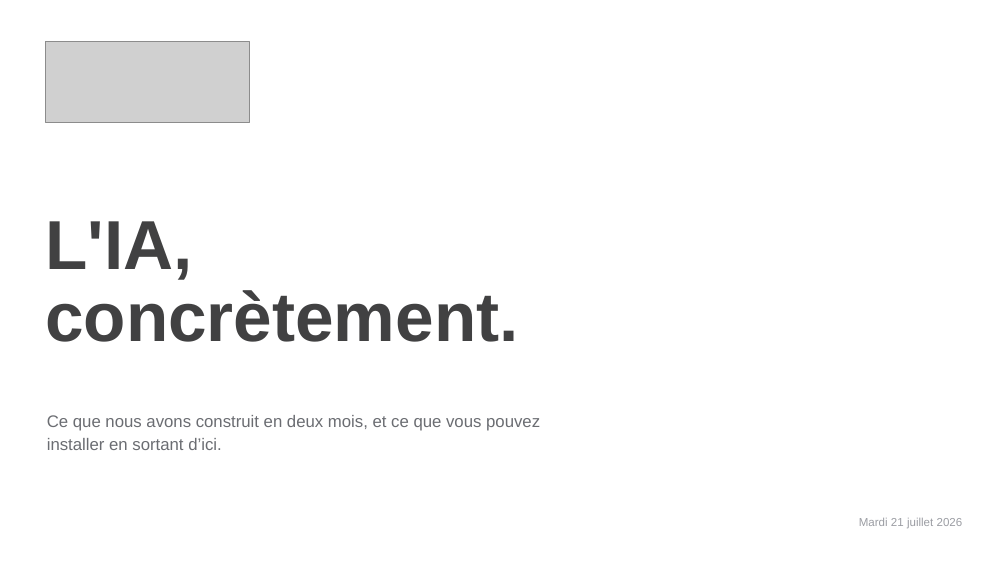
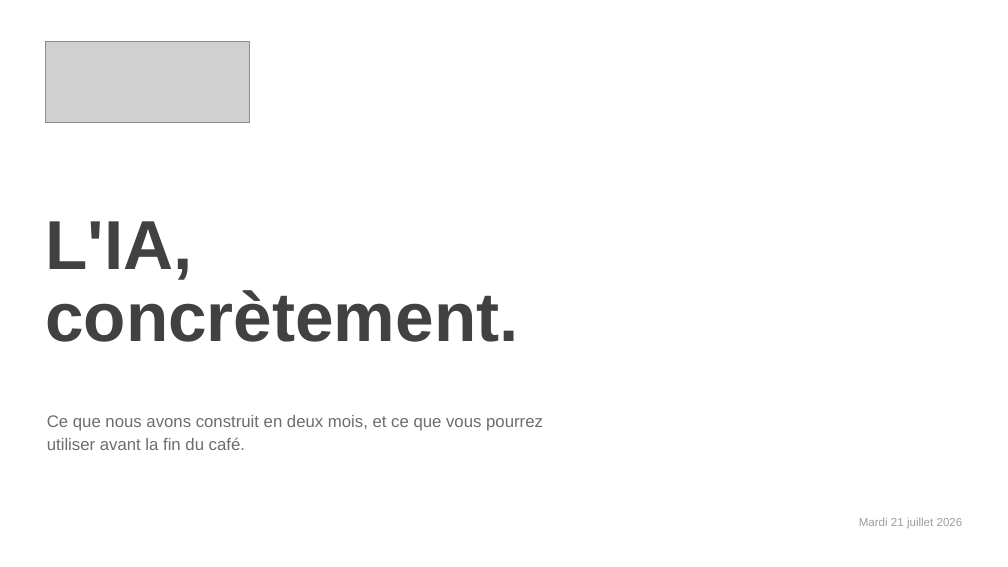
Before and after one commit to felixuniversityca-svg/task-dashboard, a slide deck: slide 1 of LIA-concretement-Capital-Croissance.pptx. Drawn at 1008x567 pixels with LibreOffice and Linux fonts; fonts in the diff are those of the drawing; grey boxes stand for pictures. Boxes give left, top, right and bottom in pixels: in the first picture for what was removed or moved away, otherwise in the second. Text is boxed around its words. In the diff, an @@ line names an element or a change of style, - is before the commit and + after.

```diff
--- a/LIA-concretement-Capital-Croissance.pptx
+++ b/LIA-concretement-Capital-Croissance.pptx
@@ text at (x1=47, y1=415, x2=543, y2=450): text changed @@
-Ce que nous avons construit en deux mois, et ce que vous pouvez installer en sortant d’ici.
+Ce que nous avons construit en deux mois, et ce que vous pourrez utiliser avant la fin du café.
```
Also in this commit, not shown: 8 other slides changed.
